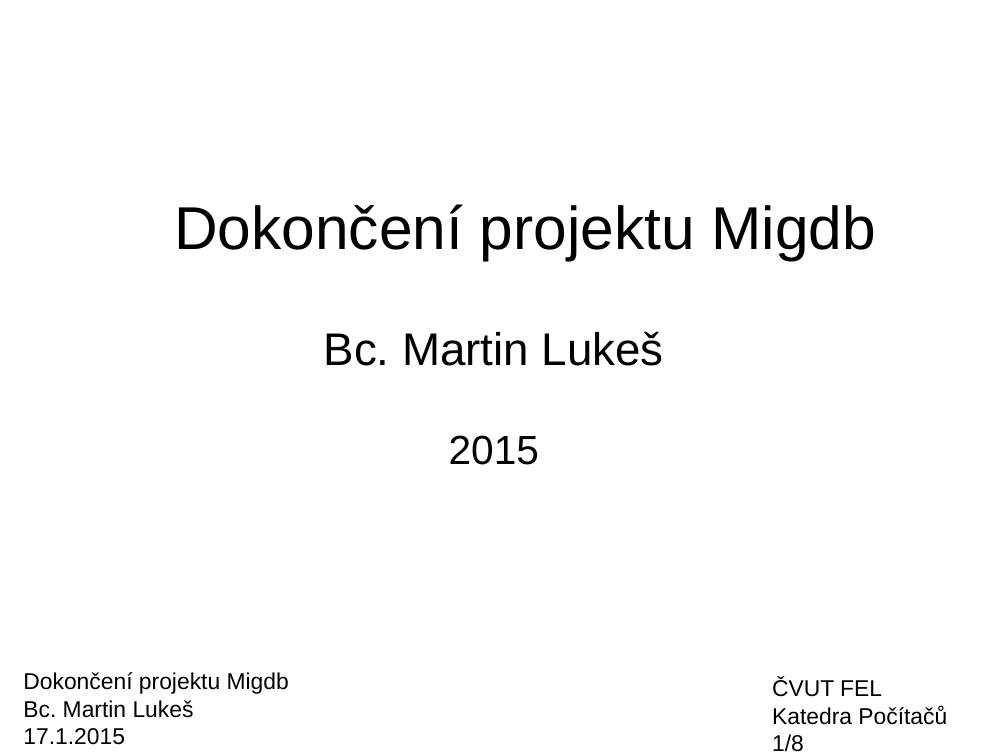
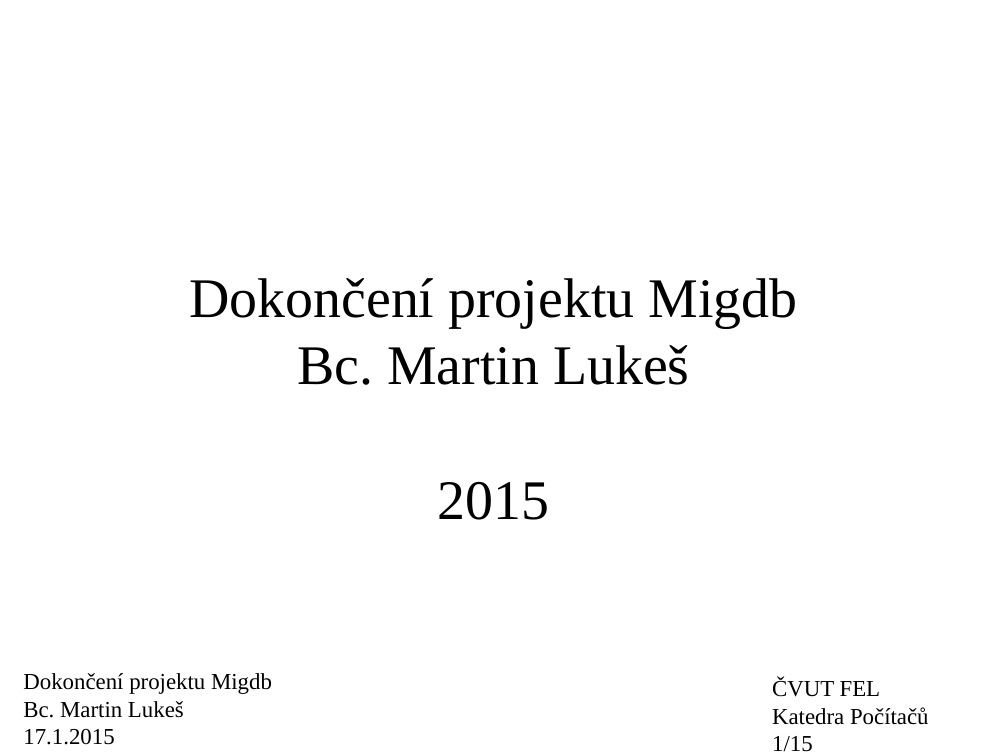
Before and after one commit to wox2/migrace_databaze, a slide deck: slide 1 of diplomka/prezentace.odp. Drawn at 1008x756 pixels with LibreOffice and Linux fonts; fonts in the diff are those of the drawing; background and template pictures are left out. Boxes give left, top, right and bottom in pixels: in the first picture for what was removed or moved away, otherwise in the second. Text is boxed around its words. In the diff, an @@ line names an element or a change of style, - is before the commit and + after.

```diff
--- a/diplomka/prezentace.odp
+++ b/diplomka/prezentace.odp
@@ title removed at (174,204,876,259) @@
-Dokončení projektu Migdb
@@ subtitle at (189,278,797,328): paragraph added @@
+Dokončení projektu Migdb
@@ subtitle at (297,345,689,520): size 36 to 44 pt in "Bc. Martin Lukeš"; font Arial to Times New Roman in "Bc. Martin Lukeš", "2015"; size 32 to 44 pt in "2015" @@
@@ text "Dokončení projektu Migdb" at (23,673,272,745): font Arial to Times New Roman @@
@@ text at (772,679,929,725): font Arial to Times New Roman in "ČVUT FEL", "Katedra Počítačů" @@
@@ text at (772,736,813,752): text changed; font Arial to Times New Roman @@
-1/8
+1/15
```
Also in this commit, not shown: 7 other slides changed, 7 slides added, 2 other files.
